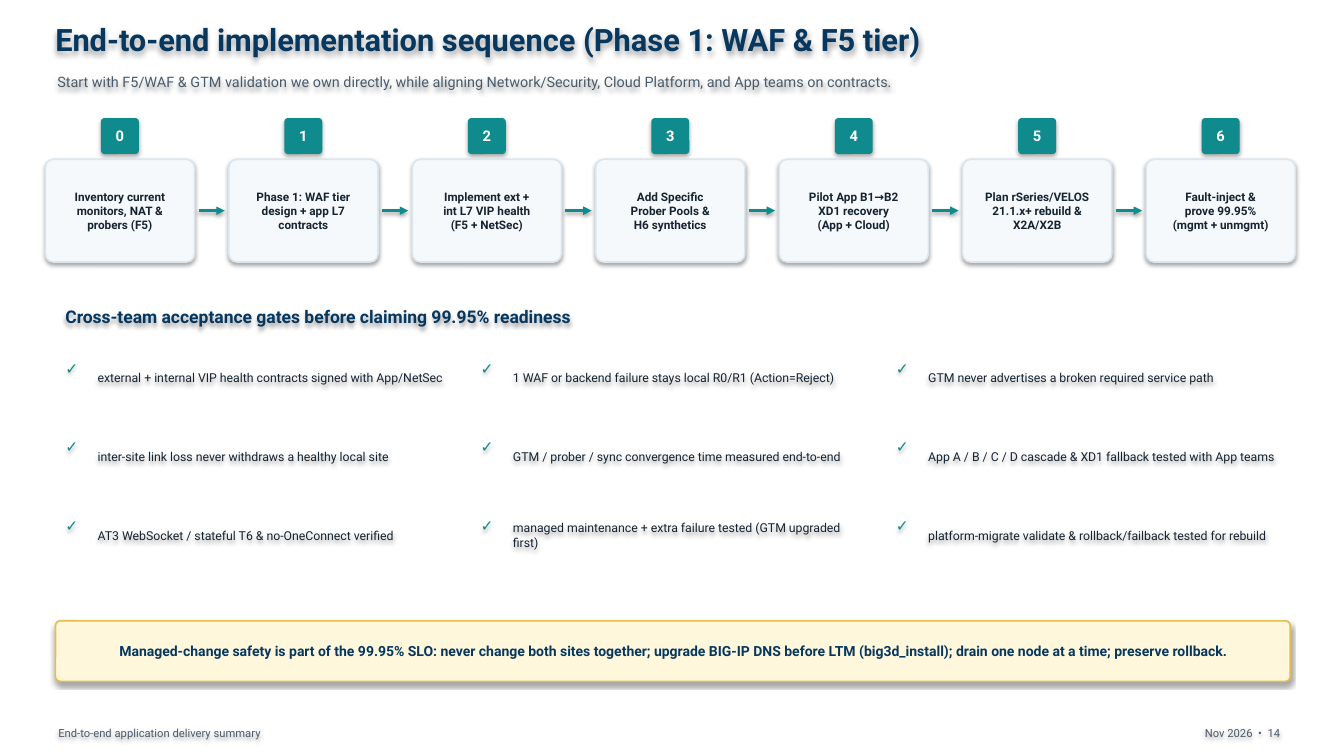
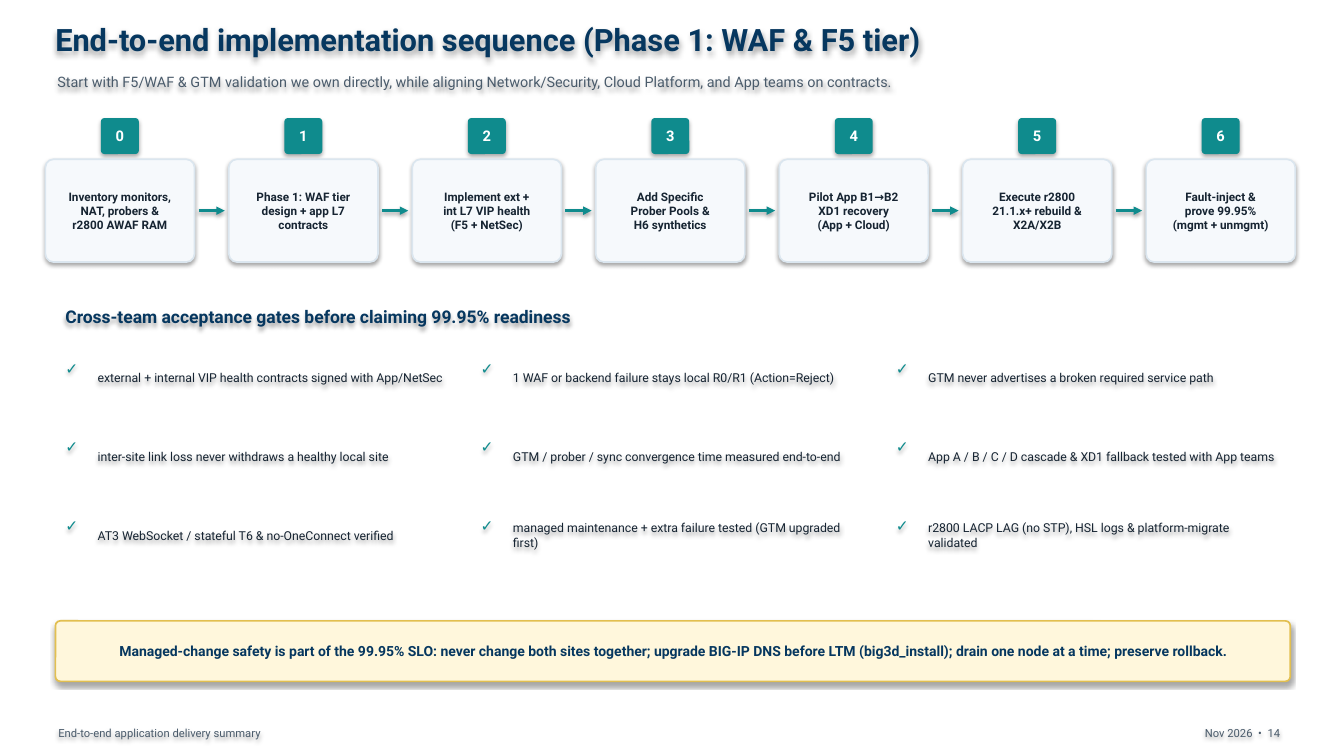
Before and after one commit to jfang88/EnterpriseWAF, a slide deck: slide 14 of management-artifacts/EnterpriseWAF_Management_Summary.pptx. Drawn at 1344x756 pixels with LibreOffice and Linux fonts; fonts in the diff are those of the drawing. Boxes give left, top, right and bottom in pixels: in the first picture for what was removed or moved away, otherwise in the second. Text is boxed around its words. In the diff, an @@ line names an element or a change of style, - is before the commit and + after.

```diff
--- a/management-artifacts/EnterpriseWAF_Management_Summary.pptx
+++ b/management-artifacts/EnterpriseWAF_Management_Summary.pptx
@@ text in rounded rectangle at bbox=[69, 192, 171, 229]: text changed @@
-Inventory current
-monitors, NAT &
-probers (F5)
+Inventory monitors,
+NAT, probers &
+r2800 AWAF RAM
@@ text in rounded rectangle at bbox=[992, 192, 1075, 230]: text changed @@
-Plan rSeries/VELOS
-21.1.x+ rebuild &
-X2A/X2B
+Execute r2800
+21.1.x+ rebuild &
+X2A/X2B
@@ text at bbox=[928, 522, 1230, 547]: text changed @@
-platform-migrate validate & rollback/failback tested for rebuild
+r2800 LACP LAG (no STP), HSL logs & platform-migrate validated
```
Also in this commit, not shown: 5 other slides changed, 16 other files.
